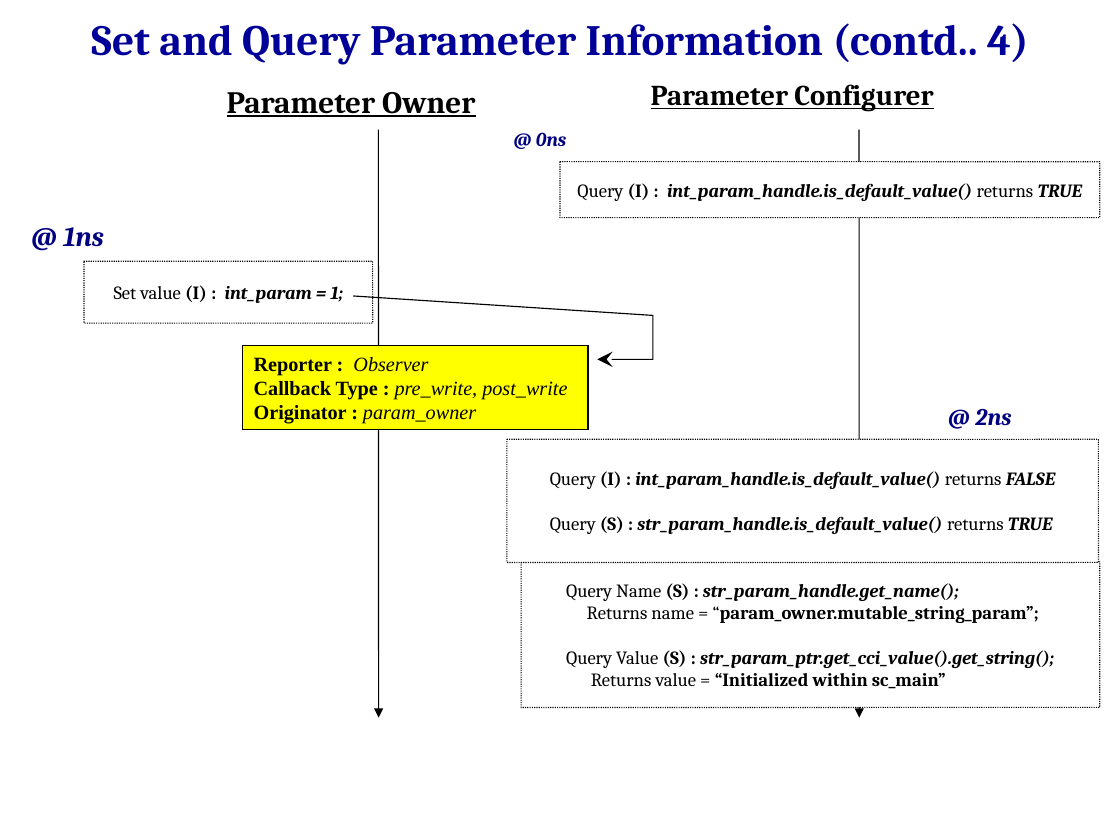
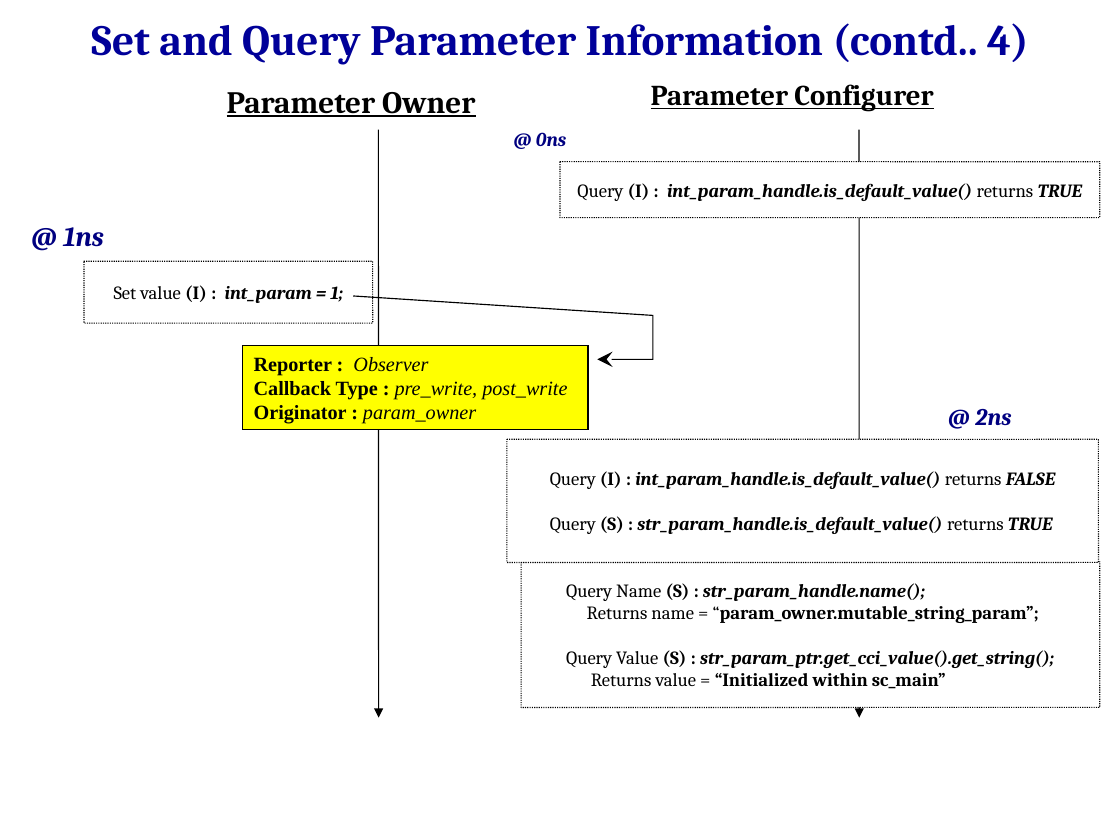
Before and after one commit to accellera-official/cci, a slide deck: slide 7 of examples/ex07_Parameter_Information/docs/ex07_Parameter_Information.ppt. Drawn at 1120x840 pixels with LibreOffice and Linux fonts; fonts in the diff are those of the drawing; background and template pictures are left out. Boxes give left, top, right and bottom in pixels: in the first picture for what was removed or moved away, otherwise in the second. Text is boxed around its words. In the diff, an @@ line names an element or a change of style, - is before the commit and + after.

Commit message:
Rename cci_param_if::get_name() to name()
Rename this query to conform with our naming guidelines and follow
SystemC conventions.

```diff
--- a/examples/ex07_Parameter_Information/docs/ex07_Parameter_Information.ppt
+++ b/examples/ex07_Parameter_Information/docs/ex07_Parameter_Information.ppt
@@ text in rounded rectangle at [566,583,925,601]: text changed @@
-Query Name (S) : str_param_handle.get_name();
+Query Name (S) : str_param_handle.name();
```
Also in this commit, not shown: 4 other slides changed, 52 other files.
